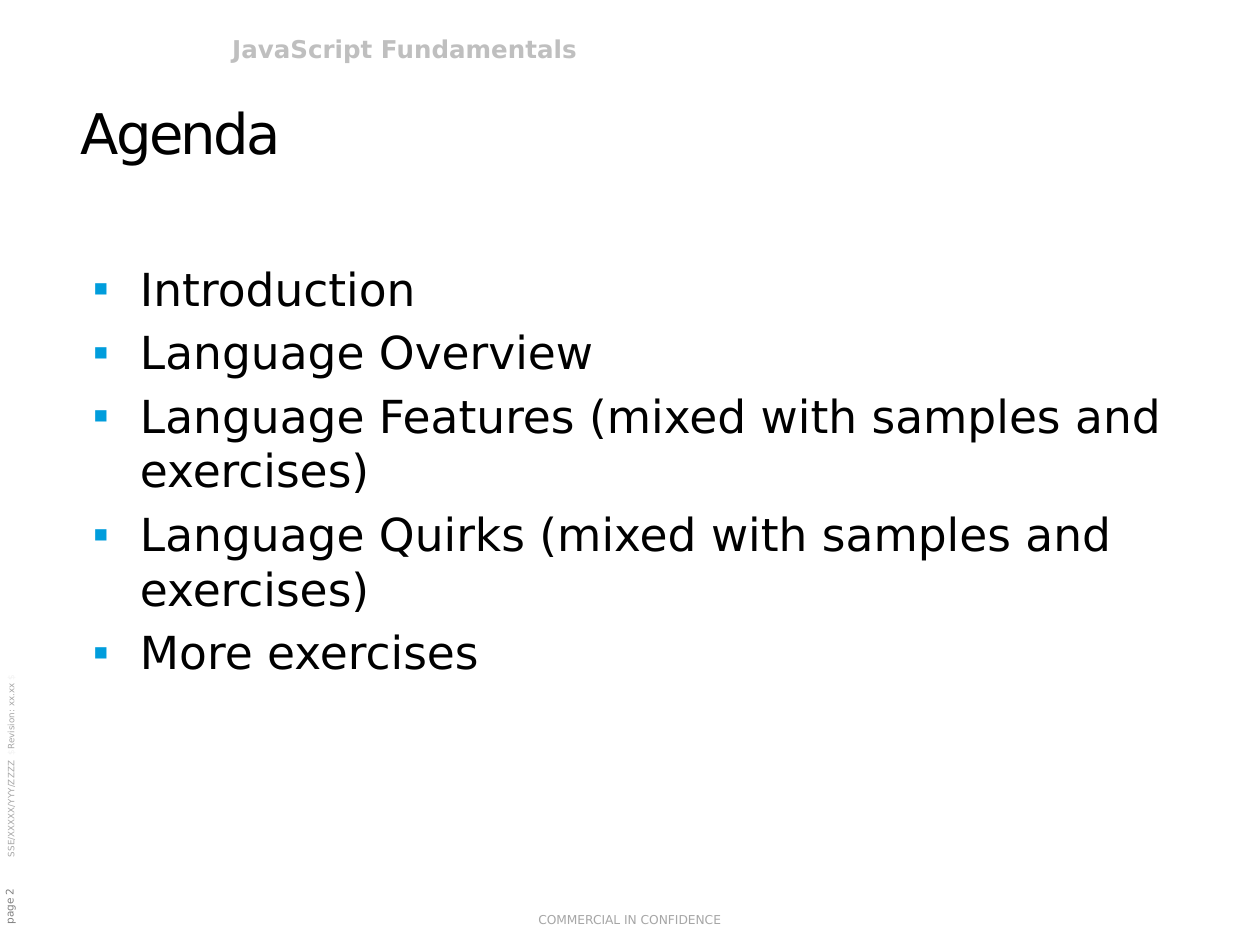
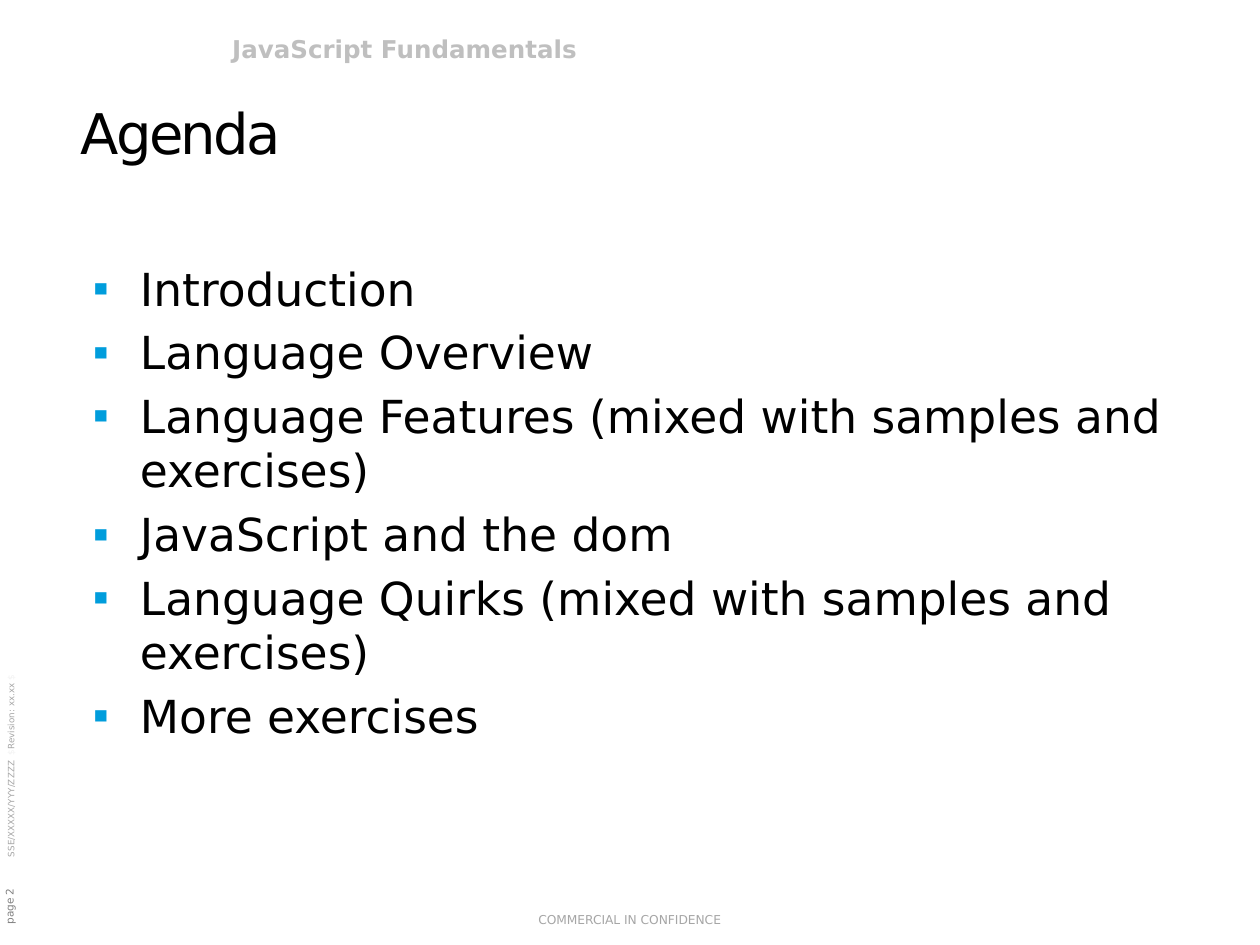
Before and after one commit to rasmusvhansen/javascript-course, a slide deck: slide 2 of JavaScript Fundamentals.pptx. Drawn at 1260x945 pixels with LibreOffice and Linux fonts; fonts in the diff are those of the drawing; background and template pictures are left out. Boxes give left, top, right and bottom in pixels: in the first picture for what was removed or moved away, otherwise in the second. Text is boxed around its words. In the diff, an @@ line names an element or a change of style, - is before the commit and + after.

```diff
--- a/JavaScript Fundamentals.pptx
+++ b/JavaScript Fundamentals.pptx
@@ text at [140,516,673,561]: paragraph added @@
+▪ JavaScript and the dom
```
Also in this commit, not shown: 1 slide added, 5 other files.
